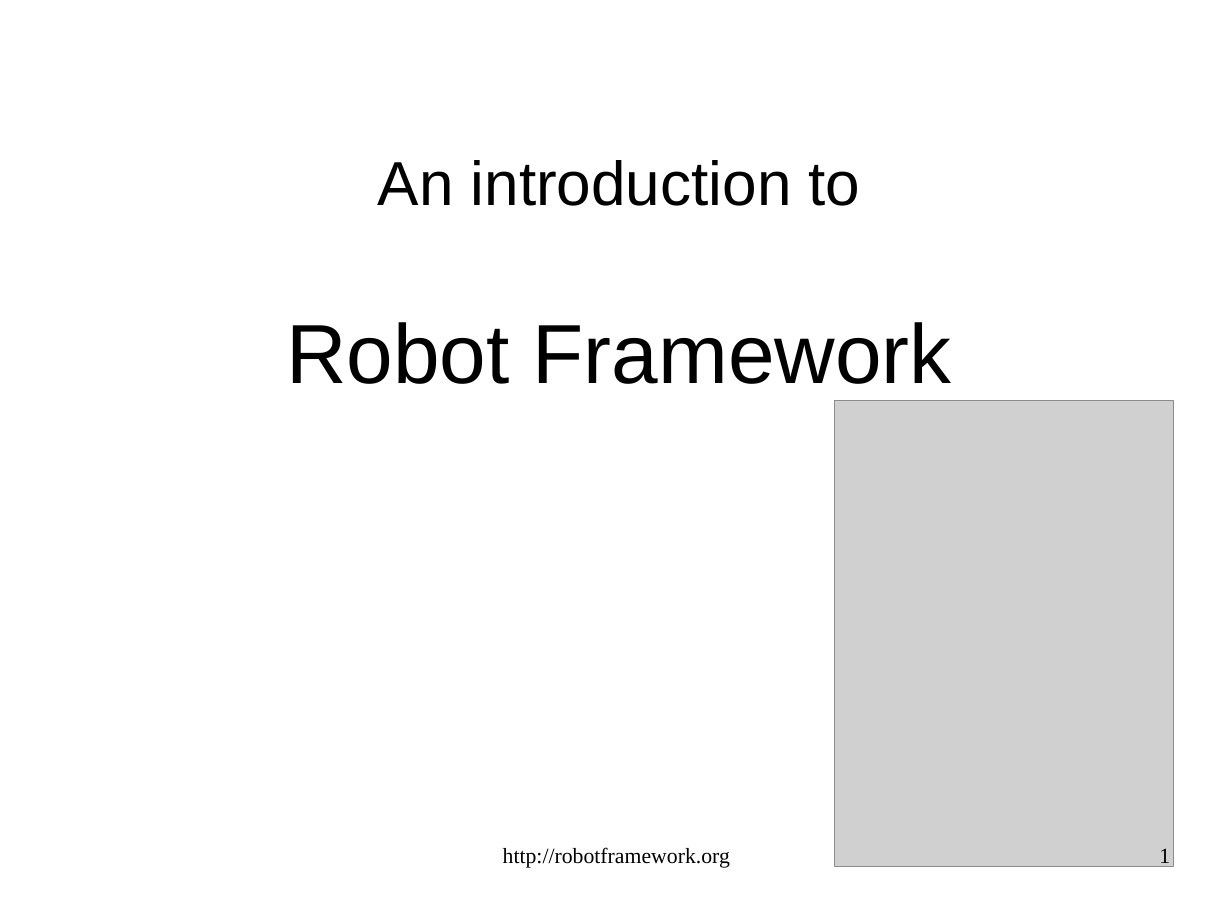
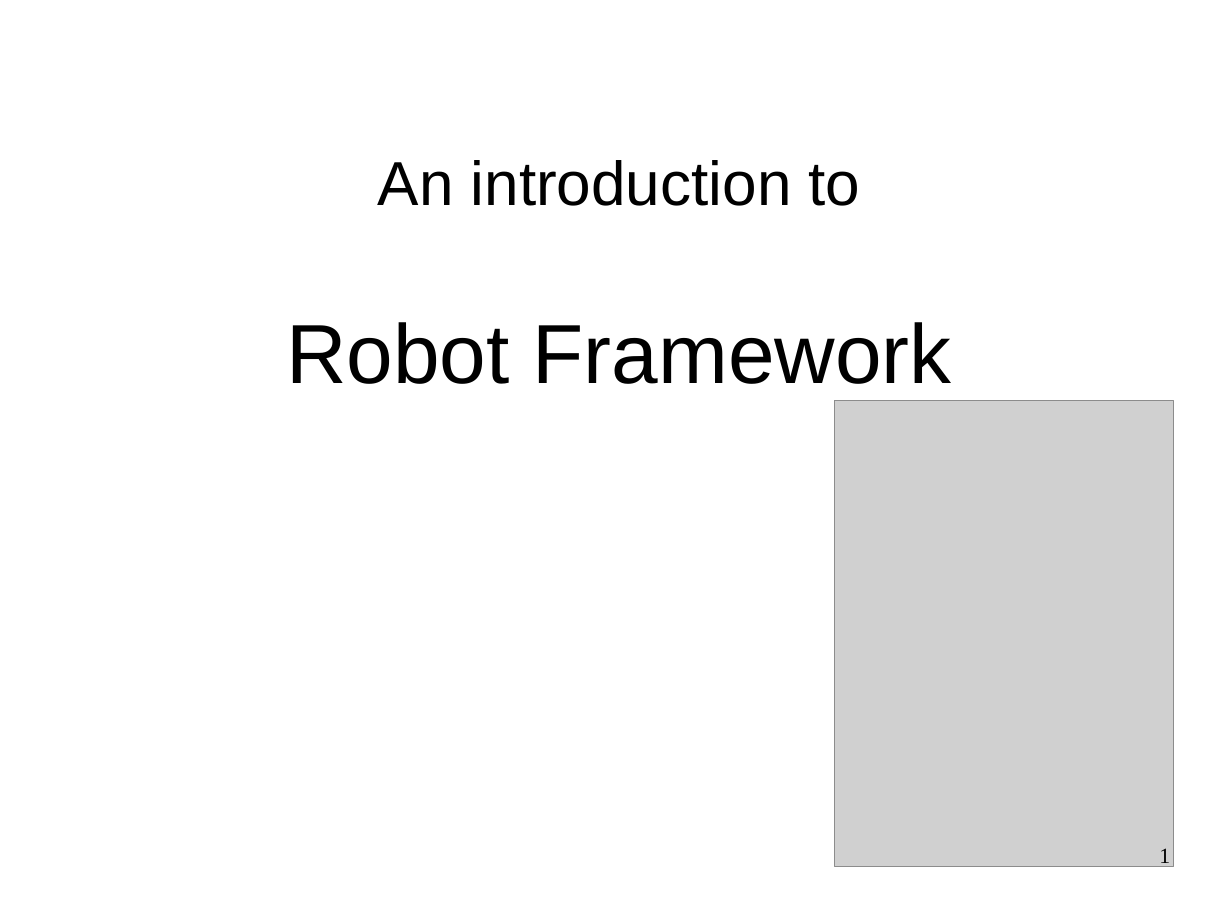
Before and after one commit to gdw2/robot-framework, a slide deck: slide 1 of proto/slides/demoslides.odp. Drawn at 1232x924 pixels with LibreOffice and Linux fonts; fonts in the diff are those of the drawing; grey boxes stand for pictures. Boxes give left, top, right and bottom in pixels: in the first picture for what was removed or moved away, otherwise in the second. Text is boxed around its words. In the diff, an @@ line names an element or a change of style, - is before the commit and + after.

Commit message:
slightly updated to be used in an introduction session today

```diff
--- a/proto/slides/demoslides.odp
+++ b/proto/slides/demoslides.odp
@@ text removed at (x1=503, y1=847, x2=730, y2=868) @@
-http://robotframework.org
```
Also in this commit, not shown: 25 other slides changed, 1 slide added, 1 slide removed.
